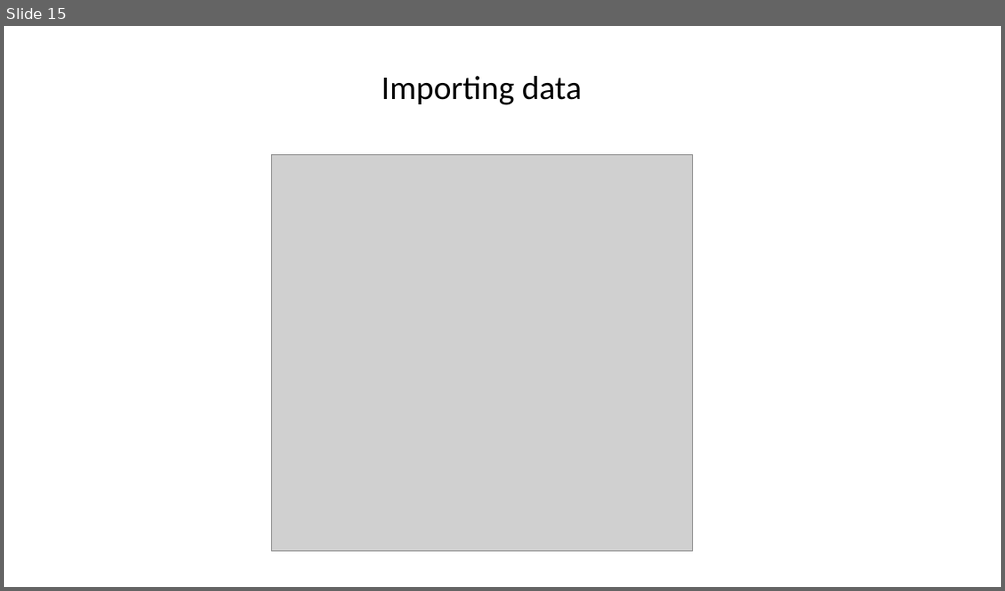
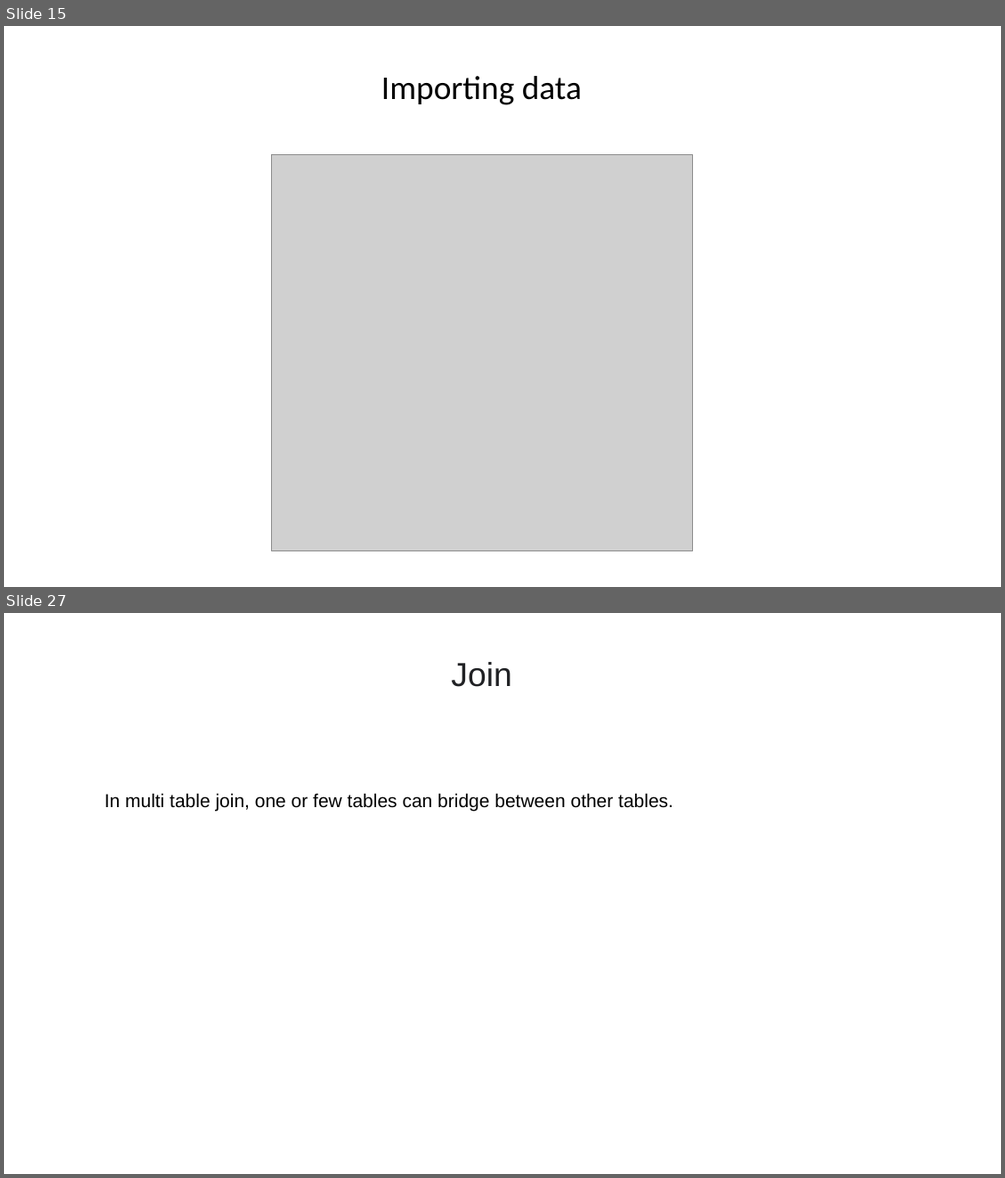
Before and after one commit to mohadese-safari/SQL-Training, a slide deck: presentation/SQL.pptx. Shown one above the other, each under a label of ours: slide 15 before the commit, slides 15 and 27 after it; the slides between them are not shown. The pictures are 1005x591 and 1005x1178 pixels, drawn with LibreOffice and Linux fonts; fonts in the diff are those of the drawing; grey boxes stand for pictures. Boxes give left, top, right and bottom in pixels: in the first picture for what was removed or moved away, otherwise in the second. Text is boxed around its words. In the diff, an @@ line names an element or a change of style, - is before the commit and + after.

Commit message:
Join exercises solved and presentation progressed

```diff
--- a/presentation/SQL.pptx
+++ b/presentation/SQL.pptx
@@ slide 27 added at (4, 613, 1001, 1174), background #FFFFFF @@
@@ text added at (451, 662, 511, 687), 32 pt, text #202124 @@
+Join
@@ text added at (105, 793, 673, 811), 18 pt, text #000000 @@
+In multi table join, one or few tables can bridge between other tables.
```
Also in this commit, not shown: 20 other slides added, 18 other files.
